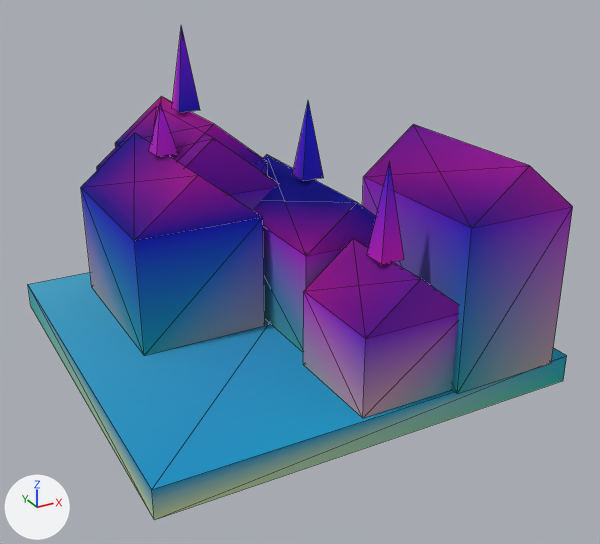
Before and after pictures for a commit that changed the glTF model assets/kit/city_cluster_b.glb.
The view is the same before and after, from a 50 mm camera at (-15.2, -30.1, 18.2) aimed at (0.4, -1.7, 4.0). Lighting does not change. The marker at lower left points along +X, +Y and +Z. The older version comes first. Mesh edges are drawn as thin lines. Vertices at exactly the same position are counted once.

Script lines for the objects in view, before the commit:
```python
me_city = bpy.data.meshes.new('city')
me_city.from_pydata(...)  # 88 vertices, 160 faces; spans x -9.0..9.0, y -9.2..9.0, z 0.0..13.4
me_city.materials.append(mat_m_backdrop)
ob_city = bpy.data.objects.new('city', me_city)
ob_city.location = (0.0, 0.0, 0.0)
```
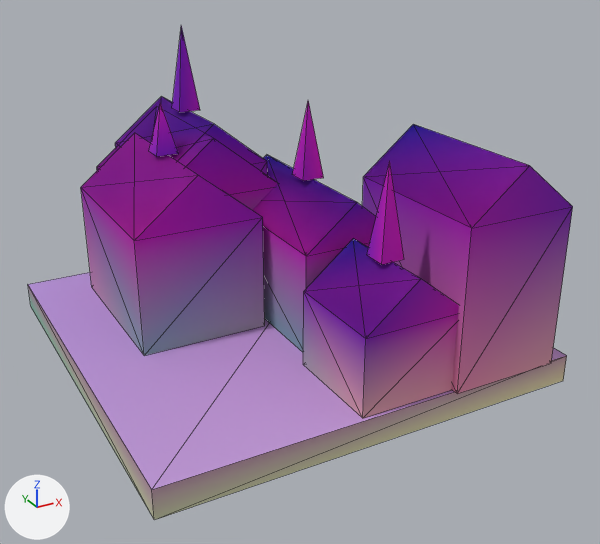
Where the change shows, as pixel boxes (x1, y1, x2, y2) in the pictures (600 x 544 px):
part 1 of me_city, recoloured
    both: (137, 28, 256, 213)
part 2 of me_city, recoloured
    both: (81, 96, 573, 338)
part 3 of me_city, recoloured
    both: (28, 143, 573, 516)
part 4 of me_city, recoloured (lighter)
    both: (81, 188, 567, 490)

Edits to the bpy script that builds the scene:
```text
Change me_city:
    where me_city.from_pydata(...)  # 88 vertices, 160 faces; spans x -9.0..9.0, y -9.2..9.0, z 0.0..13.4
    used by ob_city; location = (0.0, 0.0, 0.0)
    me_city part 1: 44 faces centred in x -5.4..7.2, y -7.4..6.8, z 4.5..11.0 are repainted in the vertex colours; the middle colour goes from purple #7f00eb to purple #9900ed
    me_city part 2: 44 faces centred in x -5.4..7.2, y -9.2..9.0, z 5.1..9.2 are repainted in the vertex colours; the middle colour goes from purple #7900be to purple #9d00be
    me_city part 3: 55 faces centred in x -9.0..9.0, y -9.2..9.0, z 0.0..5.7 are repainted in the vertex colours; the middle colour goes from cyan #6aadb4 to pink #c9a8bf
    me_city part 4: 17 faces centred in x -6.3..8.0, y -7.4..9.0, z 0.8..5.7 are repainted in the vertex colours; the middle colour goes from purple #5300df to purple #a300c5
```
